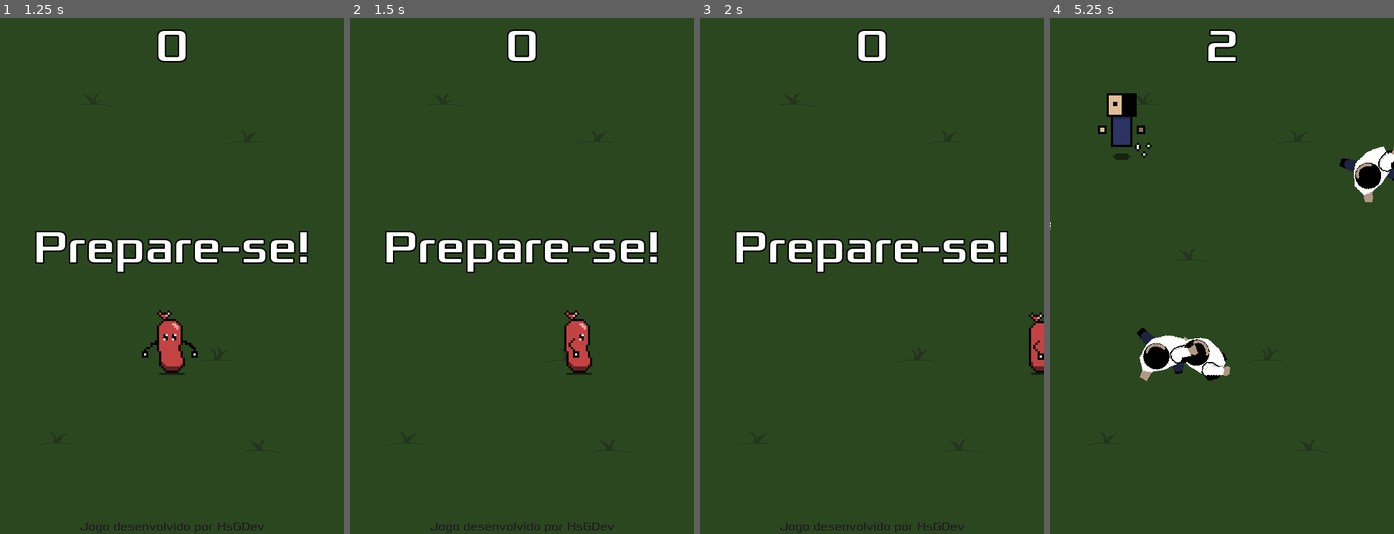
Above: before the commit, frames 1-4 (left to right).
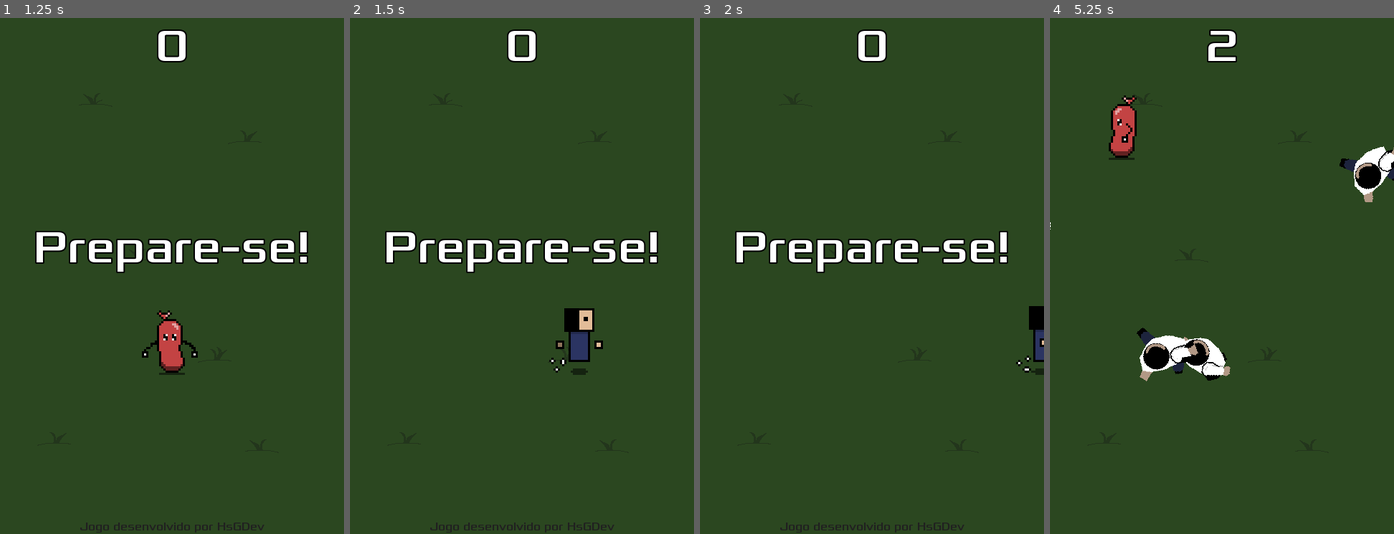
Above: after the commit, the same moments.

Repository: henriquesoaresg2/Gitteste
Game: Godot game, scene res://Main.tscn
Same seed, same stepped clock (60 frames per second), same inputs: the game is played once before the commit and once after it.
Inputs:
- Up to frame 1 (1.25 s): click "Iniciar" at 0.5 s
- Up to frame 2 (1.5 s): tap Enter at 1.25 s; hold Right (ui_right) from 1.28 s (still down); tap P (ui_personagem, bound only after the commit) at 1.35 s
- Up to frame 3 (2 s): keep holding Right (ui_right)
- Up to frame 4 (5.25 s): release Right (ui_right) at 2.03 s; hold Page Down (ui_page_down) 2.03-2.78 s; tap P (ui_personagem, bound only after the commit) every 0.75 s from 2.1 to 5.1 s; hold Right (ui_right) 2.78-3.53 s; hold Up (ui_up) 3.53-4.28 s; hold Left (ui_left) from 4.28 s (still down)

Frame 1 is identical in both runs. In frame 2, 1.0% of the frame differs, in the area x 57-74%, y 56-70%; in frame 3, 0.5%; in frame 4, 1.0%.

Commit message:
Correcoes
- Removido print() de testes;
- Alterado tecla de troca de personagens para "P"

Diff:
--- a/DesviaTudo/Player.gd
+++ b/DesviaTudo/Player.gd
@@ -17,13 +17,11 @@
 func _process(delta):
 
 
-	if Input.is_action_just_pressed("ui_page_down"):# and character_shape.disabled == false: # Troca personagens
+	if Input.is_action_just_pressed("ui_personagem"):# and character_shape.disabled == false: # Troca personagens
 		if n < (character.size()-1):
-			print(n, " < ", (character.size()-1))
 			characterSelected = character[n]
 			n += 1
 		elif n == (character.size()-1):
-			print(n, " < ", (character.size()-1))
 			characterSelected = character[n]
 			n=0
 		character_shape.set_deferred("disabled", true)
--- a/DesviaTudo/project.godot
+++ b/DesviaTudo/project.godot
@@ -33,6 +33,11 @@
 "events": [ Object(InputEventMouseButton,"resource_local_to_scene":false,"resource_name":"","device":0,"alt":false,"shi …(212 unchanged characters)…
  ]
 }
+ui_personagem={
+"deadzone": 0.5,
+"events": [ Object(InputEventKey,"resource_local_to_scene":false,"resource_name":"","device":0,"alt":false,"shift":false,"control":false,"meta":false,"command":false,"pressed":false,"scancode":80,"unicode":0,"echo":false,"script":null)
+ ]
+}
 
 [rendering]
 
Not shown, changed: DesviaTudo/compilado/Linux/DesviaOuMorre.x86_64
Not shown, changed: DesviaTudo/compilado/Windows/DesviaOuMorre.exe
